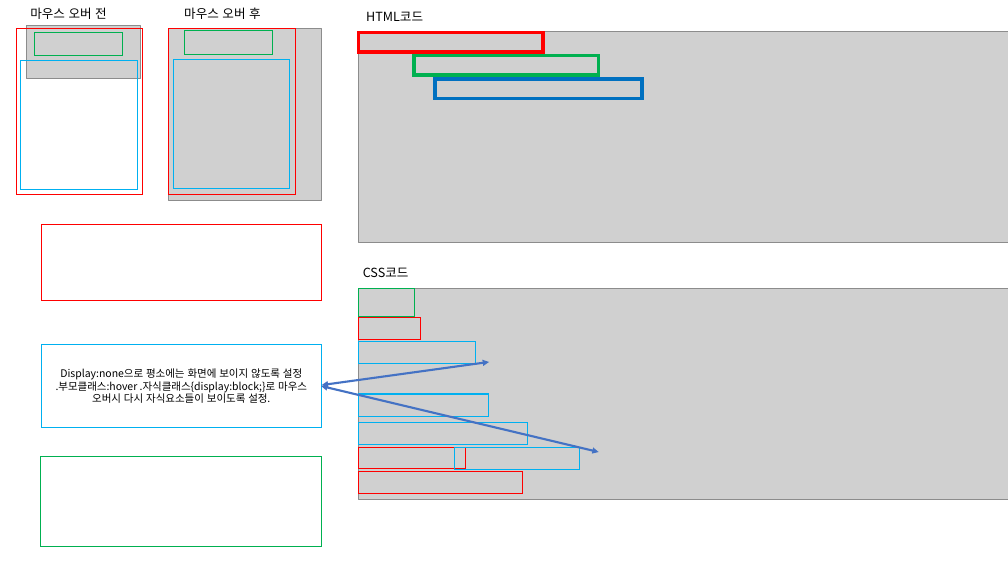
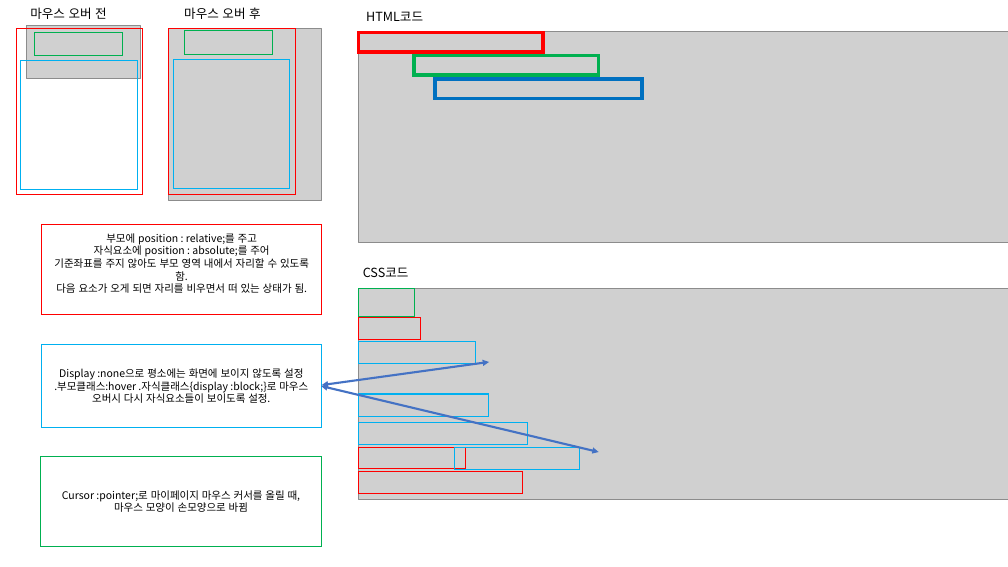
Before and after one commit to hhsw07/ezen-academy-projects, a slide deck: slide 2 of khj/화면 코드 설명.pptx. Drawn at 1008x567 pixels with LibreOffice and Linux fonts; fonts in the diff are those of the drawing; grey boxes stand for pictures. Boxes give left, top, right and bottom in pixels: in the first picture for what was removed or moved away, otherwise in the second. Text is boxed around its words. In the diff, an @@ line names an element or a change of style, - is before the commit and + after.

```diff
--- a/khj/화면 코드 설명.pptx
+++ b/khj/화면 코드 설명.pptx
@@ rectangle "부모에 position : relative;를 주고" resized from (x1=42, y1=225, x2=322, y2=300) to (x1=42, y1=225, x2=322, y2=315) @@
@@ text in rectangle at (x1=54, y1=233, x2=309, y2=293): text added @@
+부모에 position : relative;를 주고
+자식요소에 position : absolute;를 주어
+기준좌표를 주지 않아도 부모 영역 내에서 자리할 수 있도록 함.
+다음 요소가 오게 되면 자리를 비우면서 떠 있는 상태가 됨.
@@ text in rectangle at (x1=54, y1=368, x2=308, y2=403): spaces changed @@
-Display:none으로 평소에는 화면에 보이지 않도록 설정
-.부모클래스:hover .자식클래스{display:block;}로 마우스 오버시 다시 자식요소들이 보이도록 설정.
+Display :none으로 평소에는 화면에 보이지 않도록 설정
+.부모클래스:hover .자식클래스{display :block;}로 마우스 오버시 다시 자식요소들이 보이도록 설정.
@@ text in rectangle at (x1=62, y1=490, x2=300, y2=512): text added @@
+Cursor :pointer;로 마이페이지 마우스 커서를 올릴 때, 마우스 모양이 손모양으로 바뀜
```
Also in this commit, not shown: 1 other slide changed, 1 slide added.
